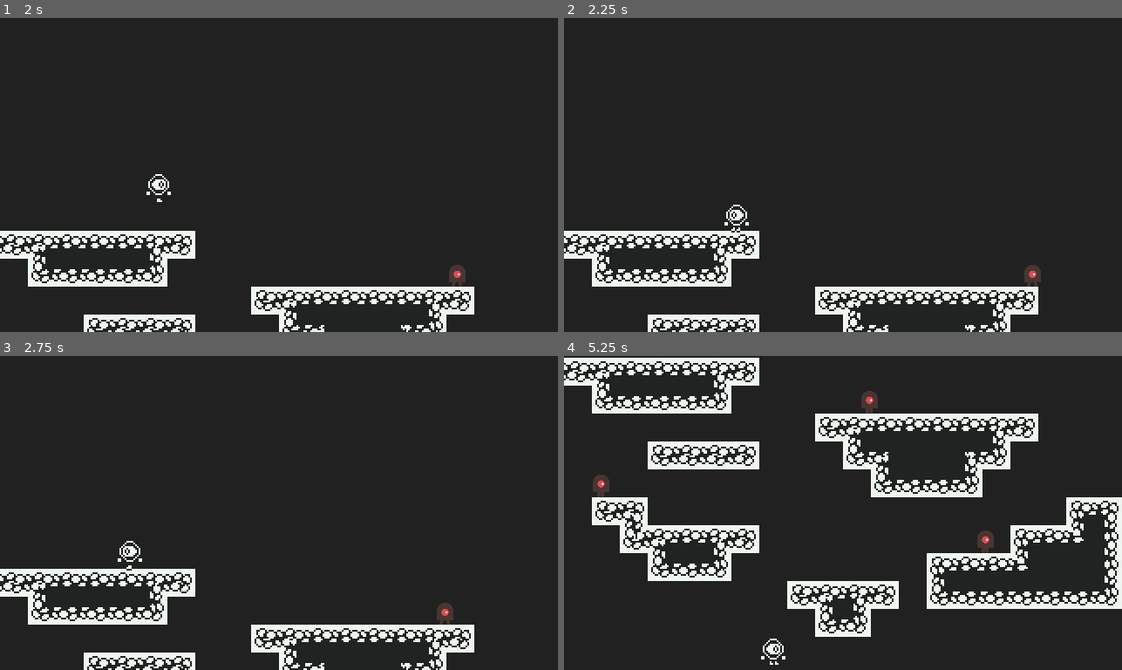
Above: before the commit, frames 1-4 (two rows, left to right).
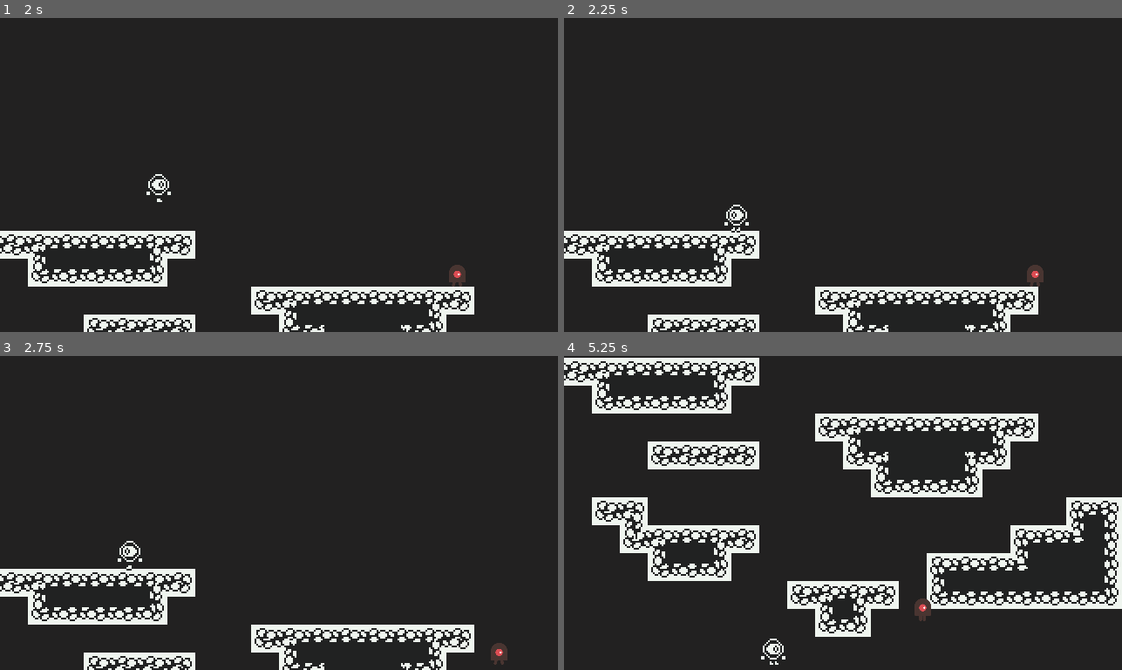
Above: after the commit, the same moments.

Repository: lssalgado/oge-godot
Game: Godot game, scene res://scenes/World.tscn
The game is run twice, just before and just after one commit, with the same random seed, the same clock (stepped at 60 frames per second) and the same inputs.
Inputs:
- Up to frame 1 (2 s): hold Right (ui_right) from 0.53 s (still down); tap Up (ui_up) at 0.77, 1.52 s
- Up to frame 2 (2.25 s): release Right (ui_right) at 2.03 s; hold Left (ui_left) from 2.03 s (still down)
- Up to frame 3 (2.75 s): keep holding Left (ui_left)
- Up to frame 4 (5.25 s): release Left (ui_left) at 2.78 s; hold Right (ui_right) 2.78-4.28 s; tap Up (ui_up) at 3.02, 3.77, 4.52 s; hold Left (ui_left) 4.28-5.03 s; hold Right (ui_right) from 5.03 s (still down)

Frame 1 is identical in both runs. In frame 2, 0.1% of the frame differs, in the area x 82-86%, y 78-86%; in frame 3, 0.3%; in frame 4, 0.7%, in the area x 5-78%, y 11-85%.
Error after the commit: Attempt to call function 'is_colliding' in base 'null instance' on a null instance. (res://scripts/Mob.gd:27)

Commit message:
Fixed many problems regarding Mob's collisions

Diff:
--- a/scenes/Mob.tscn
+++ b/scenes/Mob.tscn
@@ -16,7 +16,7 @@
 extents = Vector2( 2.22863, 6.44753 )
 
 [sub_resource type="RectangleShape2D" id=3]
-extents = Vector2( 2.222, 0.443 )
+extents = Vector2( 3.31261, 0.443 )
 
 [sub_resource type="RectangleShape2D" id=4]
 extents = Vector2( 0.851883, 5.34192 )
@@ -31,11 +31,9 @@
 "_edit_group_": true
 }
 
-[node name="Skin" type="Node2D" parent="."]
+[node name="AnimatedSprite" type="AnimatedSprite" parent="."]
 rotation = -1.5708
 scale = Vector2( 0.1, 0.1 )
-
-[node name="AnimatedSprite" type="AnimatedSprite" parent="Skin"]
 frames = SubResource( 1 )
 animation = "walk"
 
@@ -50,40 +48,41 @@
 enabled = true
 cast_to = Vector2( 6, 0 )
 
-[node name="WallCollision2" type="RayCast2D" parent="Raycasts"]
+[node name="JumpCollision" type="RayCast2D" parent="Raycasts"]
 position = Vector2( 5, -12 )
 enabled = true
 cast_to = Vector2( 6, 0 )
 
-[node name="Ledge" type="RayCast2D" parent="Raycasts"]
+[node name="LedgeCollision" type="RayCast2D" parent="Raycasts"]
 position = Vector2( 6, 6 )
 enabled = true
 cast_to = Vector2( 0, 17 )
 
 [node name="EventCollisions" type="Node2D" parent="."]
 
-[node name="Top" type="Area2D" parent="EventCollisions"]
+[node name="TopCollision" type="Area2D" parent="EventCollisions"]
+modulate = Color( 0.431373, 0, 1, 1 )
+position = Vector2( 0, -0.0278397 )
+monitorable = false
+collision_layer = 0
+collision_mask = 2
+
+[node name="CollisionShape2D" type="CollisionShape2D" parent="EventCollisions/TopCollision"]
+position = Vector2( 0, -6.34622 )
+shape = SubResource( 3 )
+
+[node name="SideCollision" type="Area2D" parent="EventCollisions"]
 modulate = Color( 0.431373, 0, 1, 1 )
 monitorable = false
 collision_layer = 0
 collision_mask = 2
 
-[node name="CollisionShape2D" type="CollisionShape2D" parent="EventCollisions/Top"]
-position = Vector2( 0, -6.20702 )
-shape = SubResource( 3 )
-
-[node name="Sides" type="Area2D" parent="EventCollisions"]
-modulate = Color( 0.431373, 0, 1, 1 )
-monitorable = false
-collision_layer = 0
-collision_mask = 2
-
-[node name="CollisionShape2D" type="CollisionShape2D" parent="EventCollisions/Sides"]
+[node name="CollisionShape2D" type="CollisionShape2D" parent="EventCollisions/SideCollision"]
 position = Vector2( -4, 0 )
 shape = SubResource( 4 )
 
-[node name="CollisionShape2D2" type="CollisionShape2D" parent="EventCollisions/Sides"]
+[node name="CollisionShape2D2" type="CollisionShape2D" parent="EventCollisions/SideCollision"]
 position = Vector2( 4, 0 )
 shape = SubResource( 4 )
-[connection signal="body_entered" from="EventCollisions/Top" to="." method="_on_Top_body_entered"]
-[connection signal="body_entered" from="EventCollisions/Sides" to="." method="_on_Sides_body_entered"]
+[connection signal="body_entered" from="EventCollisions/TopCollision" to="." method="_on_TopCollision_body_entered"]
+[connection signal="body_entered" from="EventCollisions/SideCollision" to="." method="_on_SideCollision_body_entered"]
--- a/scenes/Player.tscn
+++ b/scenes/Player.tscn
@@ -42,6 +42,7 @@
 [sub_resource type="Animation" id=3]
 resource_name = "damage"
 length = 0.1
+loop = true
 step = 0.05
 tracks/0/type = "value"
 tracks/0/path = NodePath(".:modulate")
@@ -83,6 +84,7 @@
 "Player",
 ]]
 collision_layer = 2
+collision_mask = 5
 script = ExtResource( 2 )
 
 [node name="Sprite" type="Sprite" parent="."]
--- a/scripts/Mob.gd
+++ b/scripts/Mob.gd
@@ -1,15 +1,22 @@
 extends Entity
 
+onready var animated_sprite = $AnimatedSprite
+onready var ledge_collision = $Raycasts/LedgeCollision
+onready var jump_collision = $Raycasts/JumpCollision
+onready var wall_collision = $Raycasts/WallCollision
+onready var top_collision = $EventCollisions/TopCollision
 
 func _ready():
 	set_physics_process(true)
-	$Skin/AnimatedSprite.play("walk")
+	animated_sprite.play("walk")
 
 func change_direction():
 	direction = direction * -1
-	$Raycasts/Ledge.position.x *= -1
-	$Raycasts/WallCollision.position.x *= -1
-	$Raycasts/WallCollision2.position.x *= -1
+	ledge_collision.position.x *= -1
+	wall_collision.position.x *= -1
+	wall_collision.cast_to *= Vector2(-1,0)
+	jump_collision.position.x *= -1
+	jump_collision.cast_to *= Vector2(-1,0)
 
 func process_horizontal_movement(delta: float):
 	.process_horizontal_movement(delta)
@@ -23,11 +30,11 @@
 func _physics_process(delta: float):
 	physics_process(delta)
 
-func _on_Top_body_entered(body: Node):
-	if body.global_position.y > $EventCollisions/Top.global_position.y:
+func _on_TopCollision_body_entered(body: Node):
+	if body.global_position.y > top_collision.global_position.y - 5:
 		return
 	queue_free()
 
-func _on_Sides_body_entered(body):
+func _on_SideCollision_body_entered(body):
 	if body.is_in_group("Player") and body.invulnerable == false:
 		body.take_damage()
